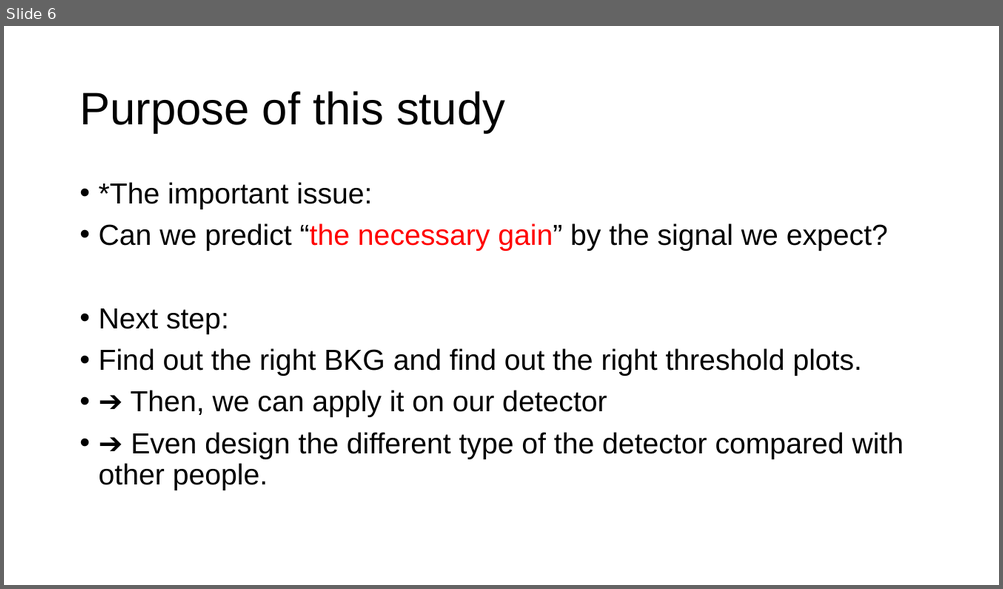
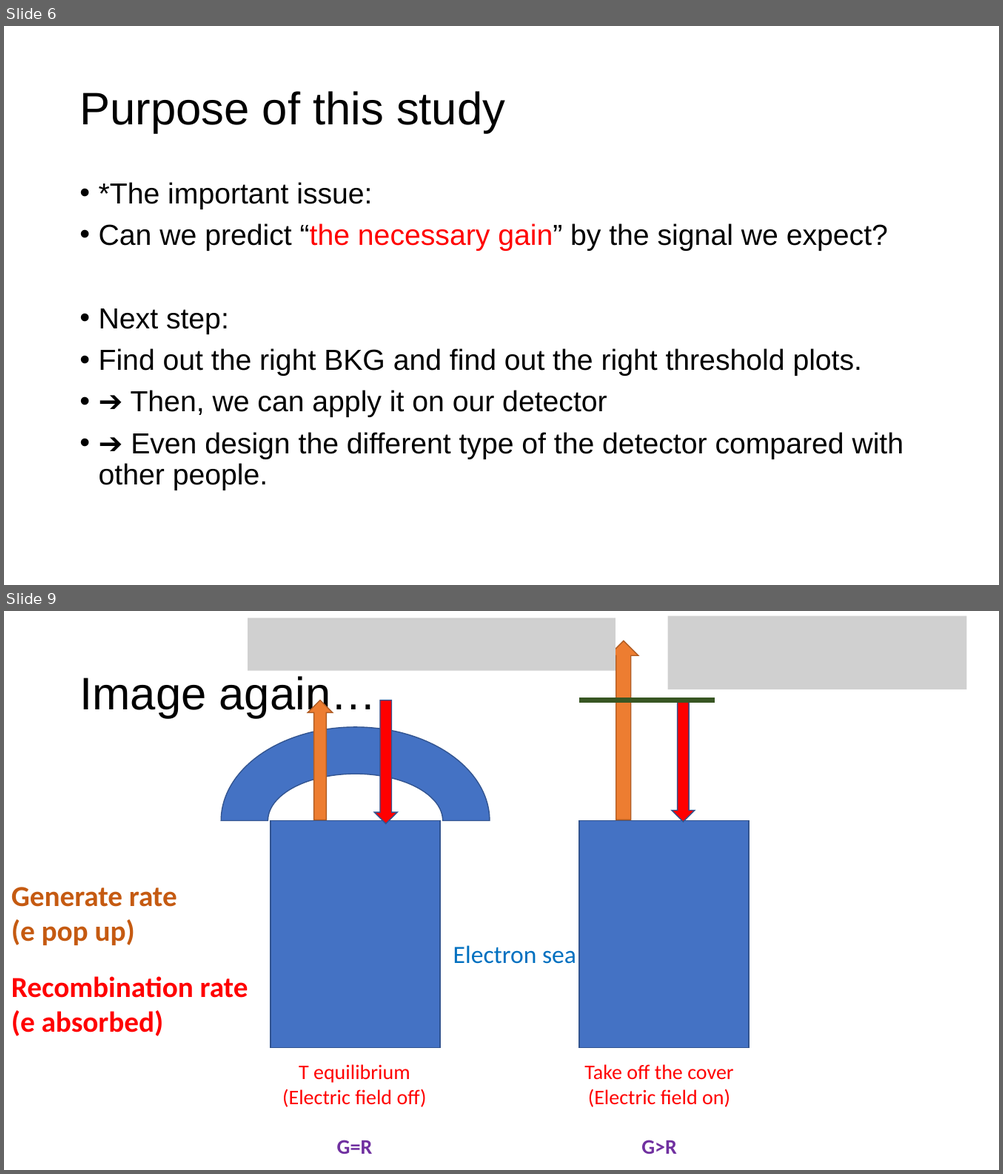
Before and after one commit to chihyeh/IoPAS_GeIA, a slide deck: Report/Signal_threshold_prediction.pptx. Shown one above the other, each under a label of ours: slide 6 before the commit, slides 6 and 9 after it; the slides between them are not shown. The pictures are 1003x589 and 1003x1174 pixels, drawn with LibreOffice and Linux fonts; fonts in the diff are those of the drawing; grey boxes stand for pictures. Boxes give left, top, right and bottom in pixels: in the first picture for what was removed or moved away, otherwise in the second. Text is boxed around its words. In the diff, an @@ line names an element or a change of style, - is before the commit and + after.

```diff
--- a/Report/Signal_threshold_prediction.pptx
+++ b/Report/Signal_threshold_prediction.pptx
@@ slide 9 added at [4, 611, 999, 1170], background #FFFFFF @@
@@ picture added at [248, 618, 616, 671] @@
@@ picture added at [668, 616, 967, 690] @@
@@ up arrow added at [609, 641, 638, 820], fill #ED7D31, outline #AF5C24 1 pt @@
@@ title added at [79, 676, 390, 718], 44 pt, text #000000 @@
+Image again….
@@ down arrow added at [671, 698, 695, 822], fill #FF0000, outline #325491 1 pt @@
@@ up arrow added at [307, 701, 333, 820], fill #ED7D31, outline #AF5C24 1 pt @@
@@ down arrow added at [374, 701, 397, 824], fill #FF0000, outline #325491 1 pt @@
@@ line added from (579, 701) to (714, 701), #385723 5 pt @@
@@ arch (boxed as its full ring) added at [221, 727, 489, 914], fill #4472C4, outline #325491 1 pt @@
@@ rectangle added at [270, 820, 440, 1048], fill #4472C4, outline #325491 1 pt @@
@@ rectangle added at [579, 820, 748, 1048], fill #4472C4, outline #325491 1 pt @@
@@ text added at [11, 887, 177, 945], 28 pt, text #C55A11, bold @@
+Generate rate
+(e pop up)
@@ text added at [453, 945, 576, 964], 24 pt, text #0070C0 @@
+Electron sea
@@ text added at [11, 977, 248, 1037], 28 pt, text #FF0000, bold @@
+Recombination rate
+(e absorbed)
@@ text added at [282, 1065, 427, 1154], 20 pt, text #FF0000 @@
+T equilibrium
+(Electric field off)
+G=R
@@ text added at [584, 1065, 733, 1154], 20 pt, text #FF0000 @@
+Take off the cover
+(Electric field on)
+G>R
```
Also in this commit, not shown: 8 other slides added, 7 other files.
